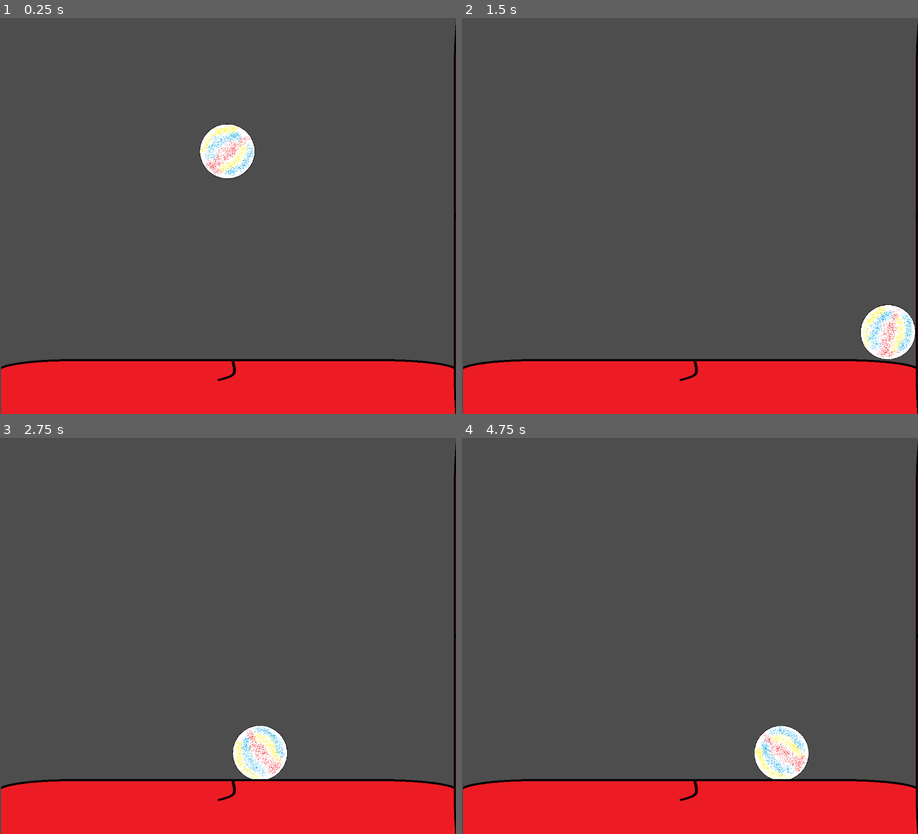
Above: before the commit, frames 1-4 (two rows, left to right).
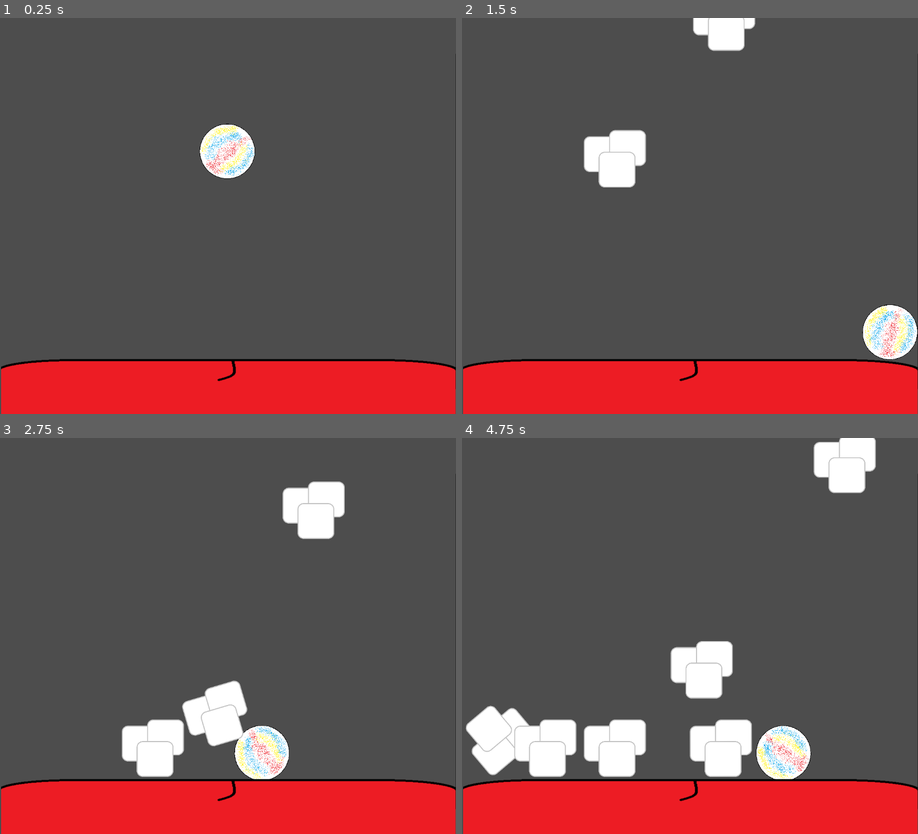
Above: after the commit, the same moments.

Repository: AlienMan1053/short-and-sweet
Game: Godot game, scene res://Scenes/main.tscn
Two runs of this game, one before a commit and one after it. Both use one fixed random seed, a clock stepped at 60 frames per second and the inputs below.
Inputs:
- Up to frame 1 (0.25 s): no input
- Up to frame 2 (1.5 s): tap Enter (ui_accept) at 0.5, 0.77 s; hold D (Right) from 0.53 s (still down); tap Space (Spawn, bound only after the commit) at 0.6, 1.35 s
- Up to frame 3 (2.75 s): tap Enter (ui_accept) at 1.52 s; release D (Right) at 2.03 s; hold A (Left) from 2.03 s (still down); tap Space (Spawn, bound only after the commit) at 2.1 s
- Up to frame 4 (4.75 s): release A (Left) at 2.78 s; hold D (Right) 2.78-4.28 s; tap Space (Spawn, bound only after the commit) at 2.85, 3.6, 4.35 s; tap Enter (ui_accept) at 3.02, 3.77, 4.52 s; hold A (Left) from 4.28 s (still down)

The runs differ from the first frame. In frame 1, 0.5% of the frame differs, in the area x 99-100%, y 0-100%; in frame 2, 3.8%; in frame 3, 6.1%; in frame 4, 11%, in the area x 0-100%, y 0-100%.

Commit message:
Sugar added
Added sugar texture and attempted spawning

Diff:
--- a/Scenes/main.tscn
+++ b/Scenes/main.tscn
@@ -1,12 +1,14 @@
 [gd_scene format=3 uid="uid://dx004t8tsjqhd"]
 
 [ext_resource type="PackedScene" uid="uid://bl2yxyb4b1nf7" path="res://Scenes/player.tscn" id="1_jjgbg"]
+[ext_resource type="Script" uid="uid://b0aqfft4w6lx5" path="res://Scripts/main.gd" id="1_jjvhh"]
 [ext_resource type="Texture2D" uid="uid://diwduh5g0fvl3" path="res://Assests/Images/Floor/Tongue.png" id="2_bo1nx"]
 
 [sub_resource type="RectangleShape2D" id="RectangleShape2D_8gbba"]
 size = Vector2(128, 128)
 
 [node name="Main" type="Node2D" unique_id=529645710]
+script = ExtResource("1_jjvhh")
 
 [node name="Player" parent="." unique_id=2053804336 instance=ExtResource("1_jjgbg")]
 position = Vector2(576, 310)
@@ -15,6 +17,7 @@
 [node name="Tongue" type="StaticBody2D" parent="." unique_id=664364024]
 position = Vector2(576, 925)
 scale = Vector2(9, 1)
+collision_layer = 3
 metadata/_edit_group_ = true
 
 [node name="Sprite2D" type="Sprite2D" parent="Tongue" unique_id=2113338856]
@@ -29,6 +32,7 @@
 position = Vector2(-64, 519)
 rotation = 1.5707964
 scale = Vector2(9, 1)
+collision_layer = 3
 metadata/_edit_group_ = true
 
 [node name="Sprite2D" type="Sprite2D" parent="Left Wall" unique_id=2044841040]
@@ -40,9 +44,10 @@
 shape = SubResource("RectangleShape2D_8gbba")
 
 [node name="Right Wall" type="StaticBody2D" parent="." unique_id=1585153120]
-position = Vector2(1210, 512)
+position = Vector2(1215, 512)
 rotation = -1.5707964
 scale = Vector2(9, 1)
+collision_layer = 3
 metadata/_edit_group_ = true
 
 [node name="Sprite2D" type="Sprite2D" parent="Right Wall" unique_id=879034731]
--- a/Scenes/player.tscn
+++ b/Scenes/player.tscn
@@ -22,6 +22,8 @@
 radius = 275.00726
 
 [node name="Player" type="CharacterBody2D" unique_id=2053804336]
+collision_layer = 2
+collision_mask = 3
 script = ExtResource("1_cvnsp")
 
 [node name="AnimatedSprite2D" type="AnimatedSprite2D" parent="." unique_id=1903976701]
--- /dev/null
+++ b/Scenes/sugar.tscn
@@ -0,0 +1,23 @@
+[gd_scene format=3 uid="uid://1vlbgbh5i6cn"]
+
+[ext_resource type="Script" uid="uid://74df2ufjb7ya" path="res://Scripts/sugar.gd" id="1_n4k3a"]
+[ext_resource type="Texture2D" uid="uid://dt4ilcpxccsic" path="res://Assests/Images/Sugar/Sugar.png" id="1_rsg81"]
+
+[sub_resource type="CircleShape2D" id="CircleShape2D_rsg81"]
+radius = 10.882353
+
+[node name="Sugar" type="RigidBody2D" unique_id=1883693552]
+collision_layer = 4
+collision_mask = 3
+script = ExtResource("1_n4k3a")
+
+[node name="Sprite2D" type="Sprite2D" parent="." unique_id=672884529]
+texture = ExtResource("1_rsg81")
+
+[node name="CollisionShape2D" type="CollisionShape2D" parent="." unique_id=1312468547]
+position = Vector2(9, -10)
+scale = Vector2(17, 17)
+shape = SubResource("CircleShape2D_rsg81")
+
+[connection signal="body_shape_entered" from="." to="." method="_on_body_shape_entered"]
+[connection signal="tree_entered" from="CollisionShape2D" to="." method="_on_collision_shape_2d_tree_entered"]
--- /dev/null
+++ b/Scripts/main.gd
@@ -0,0 +1,32 @@
+extends Node2D
+
+@export var point_1: Vector2 = Vector2(80,0)
+@export var point_2: Vector2 = Vector2(1050,0)
+
+@onready var powerup_blueprint: Resource = preload("res://Scenes/sugar.tscn")
+
+func get_random_point(p1: Vector2, p2: Vector2) -> Vector2:
+	var x_value: float = randf_range(p1.x, p2.x)
+	var y_value: float = randf_range(p1.y, p2.y)
+
+	var random_point: Vector2 = Vector2(x_value, y_value)
+
+	return random_point
+
+func spawn_powerup():
+	var powerup_instance: Node = powerup_blueprint.instantiate()
+	powerup_instance.scale = Vector2(0.5, 0.5)
+	add_child(powerup_instance)
+
+	var spawn_location: Vector2 = get_random_point(point_1, point_2)
+	powerup_instance.set_position(spawn_location)
+
+# Called when the node enters the scene tree for the first time.
+func _ready() -> void:
+	randomize()
+
+
+# Called every frame. 'delta' is the elapsed time since the previous frame.
+func _process(delta: float) -> void:
+	if Input.is_action_just_pressed("Spawn"):
+		spawn_powerup()
--- /dev/null
+++ b/Scripts/sugar.gd
@@ -0,0 +1,15 @@
+extends RigidBody2D
+
+
+# Called when the node enters the scene tree for the first time.
+func _ready() -> void:
+	$Sprite2D.scale = Vector2(0.5, 0.5)
+	$CollisionShape2D.apply_scale(Vector2(0.5, 0.5))
+
+
+# Called every frame. 'delta' is the elapsed time since the previous frame.
+func _process(delta: float) -> void:
+	pass
+
+func _on_body_shape_entered(body_rid: RID, body: Node, body_shape_index: int, local_shape_index: int) -> void:
+	$Sprite2D.scale = Vector2(1, 1)
--- a/project.godot
+++ b/project.godot
@@ -33,6 +33,17 @@
 , Object(InputEventKey,"resource_local_to_scene":false,"resource_name":"","device":-1,"window_id":0,"alt_pressed":false …(186 unchanged characters)…
 ]
 }
+Spawn={
+"deadzone": 0.2,
+"events": [Object(InputEventKey,"resource_local_to_scene":false,"resource_name":"","device":-1,"window_id":0,"alt_pressed":false,"shift_pressed":false,"ctrl_pressed":false,"meta_pressed":false,"pressed":false,"keycode":0,"physical_keycode":32,"key_label":0,"unicode":32,"location":0,"echo":false,"script":null)
+]
+}
+
+[layer_names]
+
+2d_physics/layer_1="World"
+2d_physics/layer_2="Player"
+2d_physics/layer_3="Item"
 
 [physics]
 
Binary file added: Assests/Images/Enemy/Enemy.png
Binary file added: Assests/Images/Sugar/Sugar.png
Not shown, added: Assests/Images/Sugar/Sugar.png.import
Not shown, added: Scripts/main.gd.uid
Not shown, added: Scripts/sugar.gd.uid
Not shown, added: Assests/Images/Enemy/Enemy.paint
